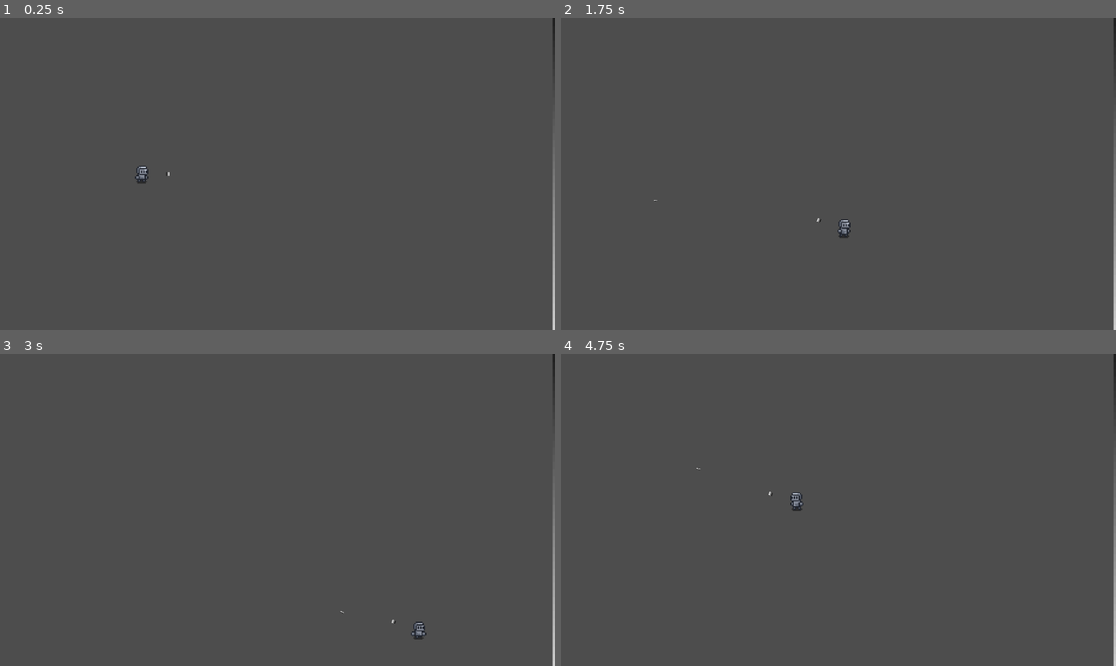
Above: before the commit, frames 1-4 (two rows, left to right).
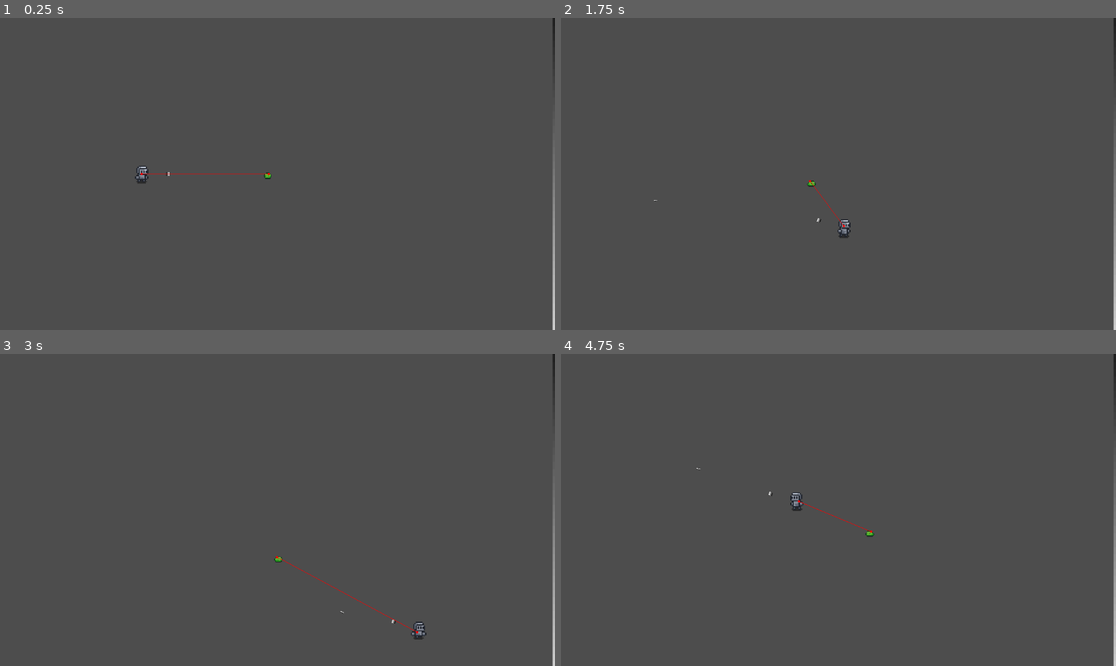
Above: after the commit, the same moments.

Repository: Fishybearr/Global26
Game: Godot game, scene res://root.tscn
The game is run twice, just before and just after one commit, with the same random seed, the same clock (stepped at 60 frames per second) and the same inputs.
Inputs (mouse positions are in pixels of both pictures, inside the frame that each line leads up to):
- Up to frame 1 (0.25 s): no input
- Up to frame 2 (1.75 s): move the mouse to (960, 158) at 0.52 s; hold D (x_right) 0.53-1.28 s; tap Space (hit_attack) at 0.6, 1.35 s; move the mouse to (727, 189) at 1.27 s; hold S (y_down) from 1.28 s (still down)
- Up to frame 3 (3 s): move the mouse to (333, 441) at 2.02 s; release S (y_down) at 2.03 s; hold D (x_right) 2.03-2.78 s; tap Space (hit_attack) at 2.1, 2.85 s; move the mouse to (249, 572) at 2.77 s; hold W (y_up) from 2.78 s (still down)
- Up to frame 4 (4.75 s): move the mouse to (1005, 556) at 3.52 s; release W (y_up) at 3.53 s; hold A (x_left) from 3.53 s (still down); tap Space (hit_attack) at 3.6, 4.35 s; move the mouse to (672, 463) at 4.27 s

The runs differ from the first frame. In frame 1, less than 0.1% of the frame differs, in the area x 25-49%, y 49-52%; in frame 2, less than 0.1%; in frame 3, 0.1%, in the area x 49-76%, y 64-90%; in frame 4, less than 0.1%.

Commit message:
Add basic enemy pathfinding

Diff:
--- /dev/null
+++ b/Enemy.gd
@@ -0,0 +1,69 @@
+extends CharacterBody2D
+
+class_name Enemy
+
+@export var health := 100;
+
+@export var movement_speed = 5000;
+
+
+#get ref to player
+@onready var player: Player = $"../Player"
+
+@onready var animator: AnimatedSprite2D = $AnimatedSprite2D
+
+@export var can_attack = true;
+
+# Called when the node enters the scene tree for the first time.
+func _ready() -> void:
+
+	#disable collisions with player
+	add_collision_exception_with(player)
+
+
+# Called every frame. 'delta' is the elapsed time since the previous frame.
+func _process(delta: float) -> void:
+	$NavigationAgent2D.target_position = player.global_position
+
+#TODO: check when near player, if close enough, then we should run attack anim on a timer
+# at a random interval
+func _physics_process(delta: float) -> void:
+
+
+	#if player's within like 60 we can attack
+	#print(global_position.distance_to(player.global_position))
+	if global_position.distance_to(player.global_position) < 60 && can_attack == true:
+		attackPlayer()
+
+	if health  <= 0:
+		queue_free()
+
+	if !$NavigationAgent2D.is_target_reached():
+		var nav_point_direction = to_local($NavigationAgent2D.get_next_path_position()).normalized()
+		velocity = nav_point_direction * movement_speed* delta
+		move_and_slide()
+
+		if velocity.x > 0:
+			animator.flip_h = false;
+
+		else:
+			animator.flip_h = true;
+
+
+func _on_timer_timeout() -> void:
+	if $NavigationAgent2D.target_position != player.global_position:
+		$NavigationAgent2D.target_position = player.global_position
+	$PathfindingUpdateTimer.start()
+
+func attackPlayer():
+	can_attack = false;
+	print("attacking")
+	attackAnim()
+	player.health -= 10
+	await get_tree().create_timer(2).timeout
+	can_attack = true;
+
+func attackAnim():
+	animator.play("Attack")
+	await animator.animation_finished
+	animator.play("Idle")
--- a/Player.gd
+++ b/Player.gd
@@ -5,12 +5,18 @@
 @onready var animator: AnimatedSprite2D = $AnimatedSprite2D
 
 @export var MAXSPEED := 55
+
+@export var health := 100
 const ACCELERATION := 5
 const FRICTION := 8
 
-@onready var playerSprite: Sprite2D = $Sprite2D
+func _physics_process(delta: float) -> void:
 
-func _physics_process(delta: float) -> void:
+	#WARNING: THIS WILL CRASH THE GAME IF THE PLAYER DIES
+	#use this to trigger gameover instead of destroying object
+	if health <= 0:
+		queue_free()
+
 	var input = Vector2(
 		Input.get_action_strength("x_right") - Input.get_action_strength("x_left"),
 		Input.get_action_strength("y_down") - Input.get_action_strength("y_up"),
--- a/bullet.gd
+++ b/bullet.gd
@@ -1,5 +1,6 @@
 extends RigidBody2D
 
+var bulletDamage := 1;
 
 # Called when the node enters the scene tree for the first time.
 func _ready() -> void:
@@ -14,4 +15,7 @@
 
 
 func _on_body_entered(body: Node) -> void:
+	if body is Enemy:
+		body.health -= bulletDamage;
+		print(bulletDamage)
 	queue_free()
--- /dev/null
+++ b/enemy.tscn
@@ -0,0 +1,134 @@
+[gd_scene format=3 uid="uid://cmxpb2t0xm3ss"]
+
+[ext_resource type="Script" uid="uid://d017b4xq4ieuh" path="res://Enemy.gd" id="1_7k104"]
+[ext_resource type="Texture2D" uid="uid://dcptw4tbve8cb" path="res://Mini_Dungeon_v1.0/Characters/Slime.png" id="2_4gyqm"]
+
+[sub_resource type="RectangleShape2D" id="RectangleShape2D_jnlp7"]
+
+[sub_resource type="AtlasTexture" id="AtlasTexture_qi2p4"]
+atlas = ExtResource("2_4gyqm")
+region = Rect2(0, 32, 48, 16)
+
+[sub_resource type="AtlasTexture" id="AtlasTexture_iifgy"]
+atlas = ExtResource("2_4gyqm")
+region = Rect2(48, 32, 48, 16)
+
+[sub_resource type="AtlasTexture" id="AtlasTexture_epg4t"]
+atlas = ExtResource("2_4gyqm")
+region = Rect2(96, 32, 48, 16)
+
+[sub_resource type="AtlasTexture" id="AtlasTexture_3yqyl"]
+atlas = ExtResource("2_4gyqm")
+region = Rect2(144, 32, 48, 16)
+
+[sub_resource type="AtlasTexture" id="AtlasTexture_wujgv"]
+atlas = ExtResource("2_4gyqm")
+region = Rect2(0, 16, 48, 16)
+
+[sub_resource type="AtlasTexture" id="AtlasTexture_hb8ge"]
+atlas = ExtResource("2_4gyqm")
+region = Rect2(48, 16, 48, 16)
+
+[sub_resource type="AtlasTexture" id="AtlasTexture_e1ltt"]
+atlas = ExtResource("2_4gyqm")
+region = Rect2(0, 64, 48, 16)
+
+[sub_resource type="AtlasTexture" id="AtlasTexture_dxifv"]
+atlas = ExtResource("2_4gyqm")
+region = Rect2(48, 64, 48, 16)
+
+[sub_resource type="AtlasTexture" id="AtlasTexture_pwjut"]
+atlas = ExtResource("2_4gyqm")
+region = Rect2(96, 64, 48, 16)
+
+[sub_resource type="AtlasTexture" id="AtlasTexture_n0g06"]
+atlas = ExtResource("2_4gyqm")
+region = Rect2(144, 64, 48, 16)
+
+[sub_resource type="SpriteFrames" id="SpriteFrames_ar8e5"]
+animations = [{
+"frames": [{
+"duration": 1.0,
+"texture": SubResource("AtlasTexture_qi2p4")
+}, {
+"duration": 1.0,
+"texture": SubResource("AtlasTexture_iifgy")
+}, {
+"duration": 1.0,
+"texture": SubResource("AtlasTexture_epg4t")
+}, {
+"duration": 1.0,
+"texture": SubResource("AtlasTexture_3yqyl")
+}],
+"loop": true,
+"name": &"Attack",
+"speed": 20.0
+}, {
+"frames": [{
+"duration": 1.0,
+"texture": SubResource("AtlasTexture_wujgv")
+}, {
+"duration": 1.0,
+"texture": SubResource("AtlasTexture_hb8ge")
+}],
+"loop": true,
+"name": &"Idle",
+"speed": 5.0
+}, {
+"frames": [{
+"duration": 1.0,
+"texture": SubResource("AtlasTexture_qi2p4")
+}, {
+"duration": 1.0,
+"texture": SubResource("AtlasTexture_iifgy")
+}, {
+"duration": 1.0,
+"texture": SubResource("AtlasTexture_epg4t")
+}, {
+"duration": 1.0,
+"texture": SubResource("AtlasTexture_3yqyl")
+}],
+"loop": true,
+"name": &"Walk",
+"speed": 10.0
+}, {
+"frames": [{
+"duration": 1.0,
+"texture": SubResource("AtlasTexture_e1ltt")
+}, {
+"duration": 1.0,
+"texture": SubResource("AtlasTexture_dxifv")
+}, {
+"duration": 1.0,
+"texture": SubResource("AtlasTexture_pwjut")
+}, {
+"duration": 1.0,
+"texture": SubResource("AtlasTexture_n0g06")
+}],
+"loop": true,
+"name": &"damaged",
+"speed": 10.0
+}]
+
+[node name="Enemy" type="CharacterBody2D" unique_id=1328005184]
+script = ExtResource("1_7k104")
+
+[node name="CollisionShape2D" type="CollisionShape2D" parent="." unique_id=997693554]
+position = Vector2(0, 1)
+shape = SubResource("RectangleShape2D_jnlp7")
+
+[node name="NavigationAgent2D" type="NavigationAgent2D" parent="." unique_id=196701088]
+path_desired_distance = 3.0
+path_postprocessing = 1
+debug_enabled = true
+
+[node name="Timer" type="Timer" parent="." unique_id=422916377]
+one_shot = true
+
+[node name="AnimatedSprite2D" type="AnimatedSprite2D" parent="." unique_id=1965171829]
+scale = Vector2(1.375, 1.375)
+sprite_frames = SubResource("SpriteFrames_ar8e5")
+animation = &"Idle"
+frame_progress = 0.46946645
+
+[connection signal="timeout" from="Timer" to="." method="_on_timer_timeout"]
--- a/gun.gd
+++ b/gun.gd
@@ -7,6 +7,8 @@
 @export var can_shoot := true;
 
 @export var bullet_delay:= 0.2;
+
+@export var gun_damage := 10;
 
 # Called when the node enters the scene tree for the first time.
 func _ready() -> void:
@@ -26,6 +28,7 @@
 		bulletInstance.global_rotation = global_rotation
 		bulletInstance.apply_central_force(bullet_force * Vector2.from_angle(global_rotation))
 		get_tree().get_root().add_child(bulletInstance)
+		bulletInstance.bulletDamage = gun_damage;
 
 
 func ShootDelay():
--- a/player.tscn
+++ b/player.tscn
@@ -68,15 +68,8 @@
 position = Vector2(0.5, 0)
 shape = SubResource("RectangleShape2D_pyidc")
 
-[node name="Sprite2D" type="Sprite2D" parent="." unique_id=2012869443]
-visible = false
-scale = Vector2(1, 1.026)
-texture = ExtResource("2_onrkg")
-region_enabled = true
-region_rect = Rect2(0, -32.890526, 240, 178.67395)
-
 [node name="AnimatedSprite2D" type="AnimatedSprite2D" parent="." unique_id=2081661987]
 position = Vector2(0.5, 0)
 sprite_frames = SubResource("SpriteFrames_1jxqw")
 animation = &"Walk"
-frame_progress = 0.5653422
+frame_progress = 0.20406026
--- a/root.tscn
+++ b/root.tscn
@@ -3,6 +3,7 @@
 [ext_resource type="PackedScene" uid="uid://4i0e8kpdmll3" path="res://player.tscn" id="1_pq8q7"]
 [ext_resource type="Script" uid="uid://bsjoamx2akn4o" path="res://gun.gd" id="3_28aoi"]
 [ext_resource type="Script" uid="uid://dkuxvb6bcwwcw" path="res://pivot_point.gd" id="3_vvh5c"]
+[ext_resource type="PackedScene" uid="uid://cmxpb2t0xm3ss" path="res://enemy.tscn" id="4_28aoi"]
 
 [sub_resource type="Gradient" id="Gradient_vvh5c"]
 
@@ -16,6 +17,12 @@
 
 [sub_resource type="GradientTexture2D" id="GradientTexture2D_vvh5c"]
 gradient = SubResource("Gradient_pyidc")
+
+[sub_resource type="NavigationPolygon" id="NavigationPolygon_28aoi"]
+vertices = PackedVector2Array(563, 299, -571, 299, -571, -315, 563, -315)
+polygons = Array[PackedInt32Array]([PackedInt32Array(0, 1, 2, 3)])
+outlines = Array[PackedVector2Array]([PackedVector2Array(-576, -320, 568, -320, 568, 304, -576, 304)])
+agent_radius = 5.0
 
 [node name="Root" type="Node2D" unique_id=1676188793]
 
@@ -68,3 +75,8 @@
 texture = SubResource("GradientTexture2D_vvh5c")
 
 [node name="Camera2D" type="Camera2D" parent="." unique_id=1800094761]
+
+[node name="Enemy" parent="." unique_id=1328005184 instance=ExtResource("4_28aoi")]
+
+[node name="NavigationRegion2D" type="NavigationRegion2D" parent="." unique_id=1077877043]
+navigation_polygon = SubResource("NavigationPolygon_28aoi")
Not shown, added: Enemy.gd.uid
